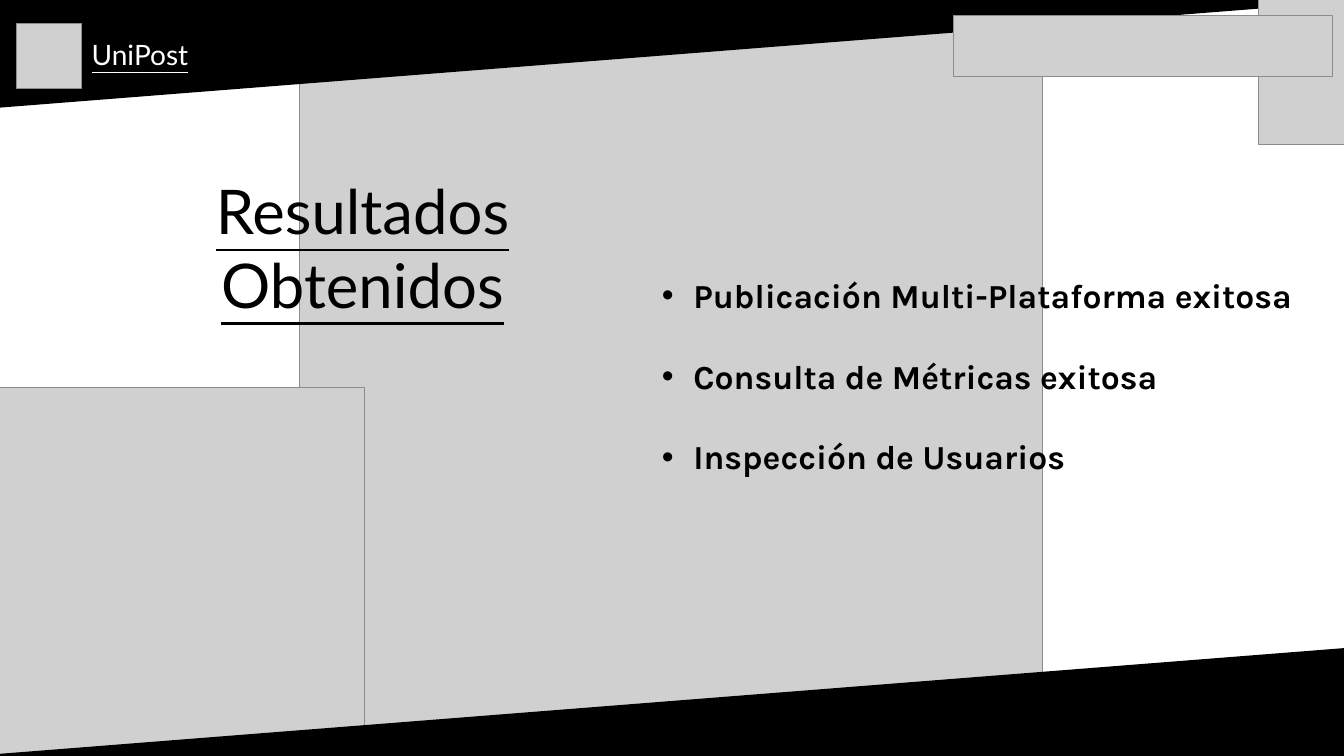
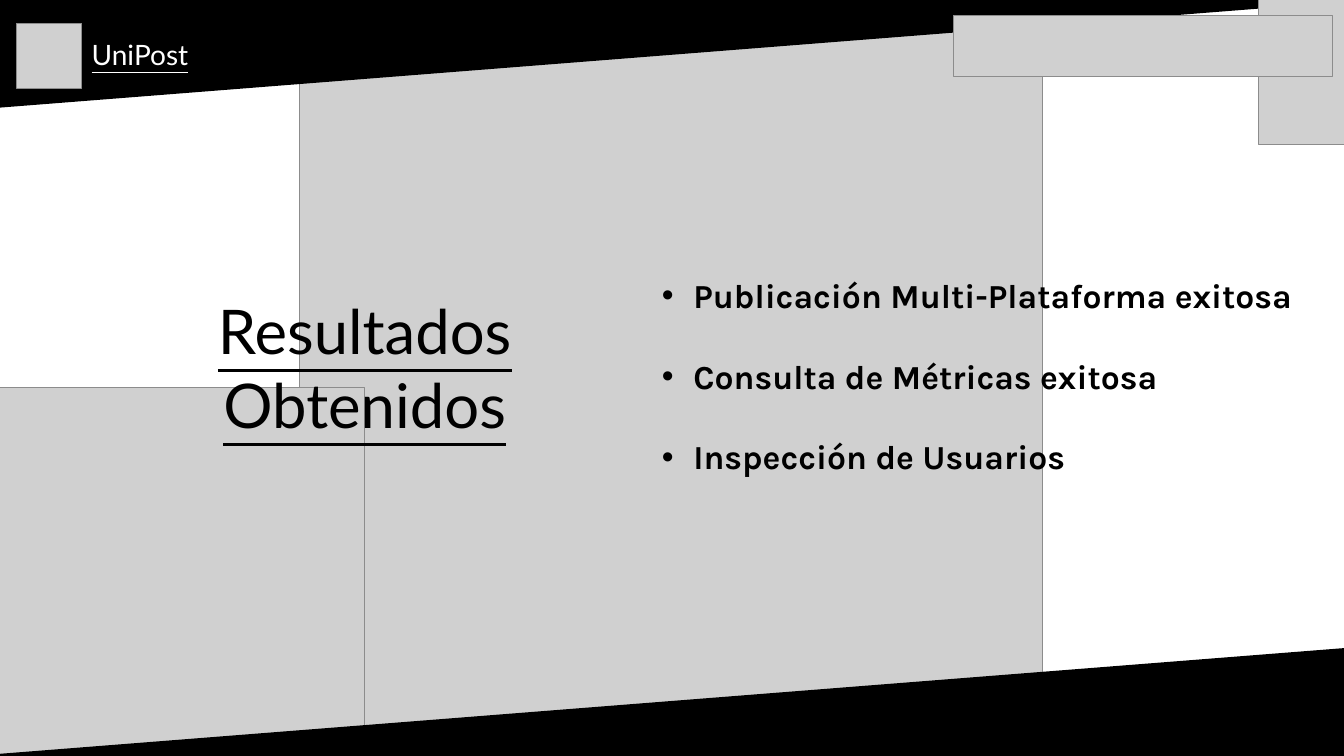
Before and after one commit to vitosos/UniPost-Oficial, a slide deck: slide 23 of Fase3/Evidencias_Grupales/Presentacion Final.pptx (slide 22 before the commit). Drawn at 1344x756 pixels with LibreOffice and Linux fonts; fonts in the diff are those of the drawing; grey boxes stand for pictures; background and template pictures are left out. Boxes give left, top, right and bottom in pixels: in the first picture for what was removed or moved away, otherwise in the second. Text is boxed around its words. In the diff, an @@ line names an element or a change of style, - is before the commit and + after.

```diff
--- a/Fase3/Evidencias_Grupales/Presentacion Final.pptx
+++ b/Fase3/Evidencias_Grupales/Presentacion Final.pptx
@@ text "Resultados Obtenidos": place and size @@
-text "Resultados Obtenidos" at bbox=[216, 180, 509, 319]
+text "Resultados Obtenidos" at bbox=[218, 301, 511, 440]
```
Also in this commit, not shown: 1 other slide changed, 1 slide added, 10 other files.
